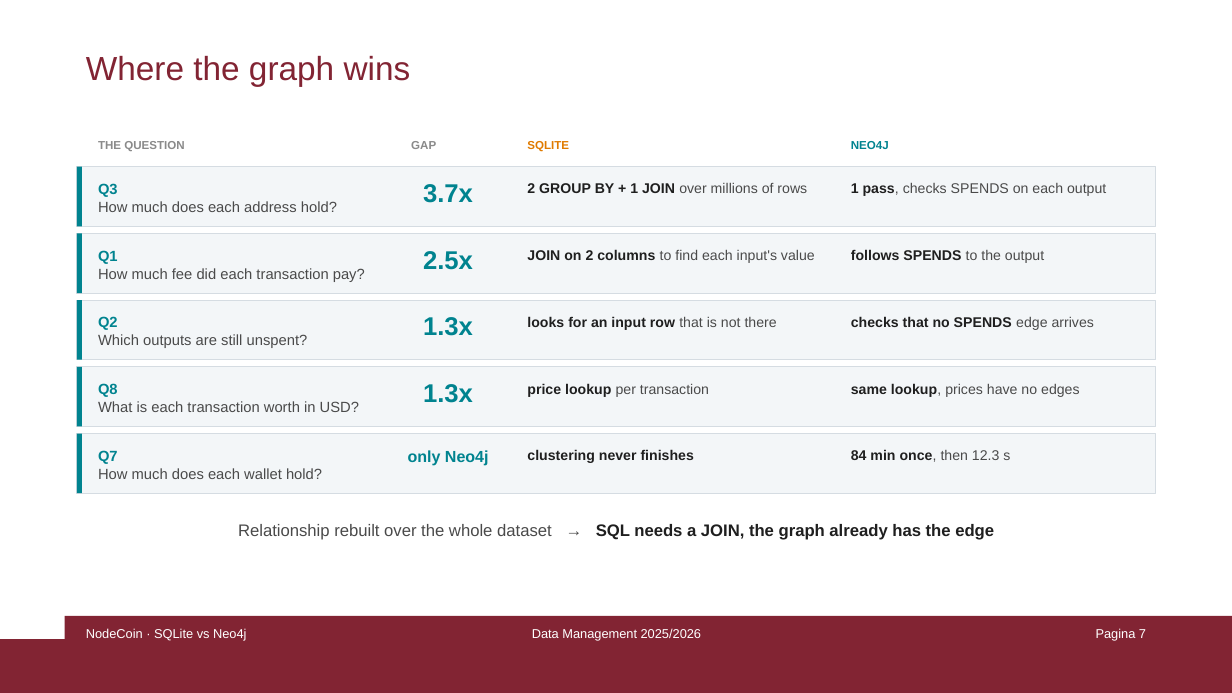
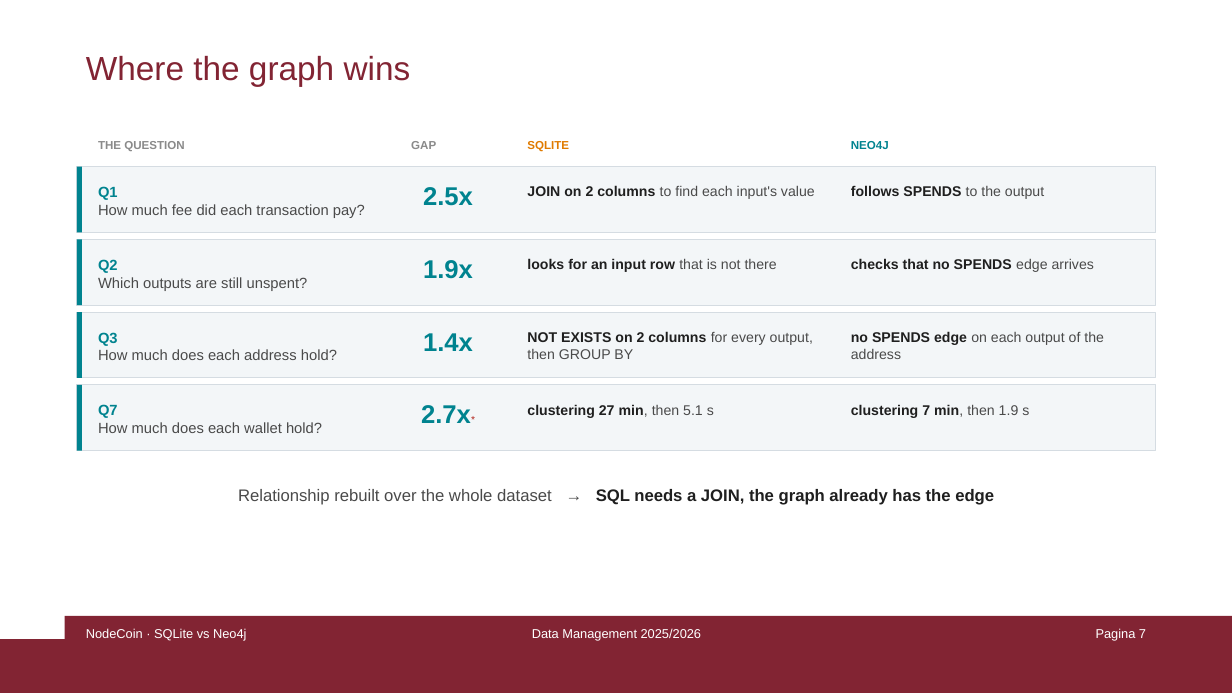
Before and after one commit to damspada/graph-relational-bitcoin-analyzer-project, a slide deck: slide 7 of presentation/NodeCoin - Damiano Spadaccini.pptx. Drawn at 1232x693 pixels with LibreOffice and Linux fonts; fonts in the diff are those of the drawing. Boxes give left, top, right and bottom in pixels: in the first picture for what was removed or moved away, otherwise in the second. Text is boxed around its words. In the diff, an @@ line names an element or a change of style, - is before the commit and + after.

```diff
--- a/presentation/NodeCoin - Damiano Spadaccini.pptx
+++ b/presentation/NodeCoin - Damiano Spadaccini.pptx
@@ rectangle resized from (x1=77, y1=166, x2=1155, y2=226) to (x1=77, y1=166, x2=1155, y2=232) @@
@@ rectangle resized from (x1=77, y1=166, x2=81, y2=226) to (x1=77, y1=166, x2=81, y2=232) @@
@@ 3 texts moved together from (x1=423, y1=249, x2=1044, y2=270) to (x1=423, y1=185, x2=1044, y2=206) @@
@@ text at (x1=98, y1=186, x2=365, y2=218): text changed @@
-Q3
-How much does each address hold?
+Q1
+How much fee did each transaction pay?
@@ text removed at (x1=423, y1=184, x2=473, y2=203) @@
-3.7x
@@ text removed at (x1=527, y1=183, x2=807, y2=193) @@
-2 GROUP BY + 1 JOIN over millions of rows
@@ text removed at (x1=851, y1=183, x2=1106, y2=196) @@
-1 pass, checks SPENDS on each output
@@ rectangle resized from (x1=77, y1=234, x2=1155, y2=294) to (x1=77, y1=239, x2=1155, y2=305) @@
@@ rectangle resized from (x1=77, y1=234, x2=81, y2=294) to (x1=77, y1=239, x2=81, y2=305) @@
@@ text added at (x1=423, y1=260, x2=473, y2=279), 20 pt, text #00838F, bold @@
+1.9x
@@ 3 texts moved together from (x1=98, y1=316, x2=1094, y2=348) to (x1=98, y1=258, x2=1094, y2=291) @@
@@ rectangle resized from (x1=77, y1=300, x2=1155, y2=360) to (x1=77, y1=312, x2=1155, y2=378) @@
@@ rectangle resized from (x1=77, y1=300, x2=81, y2=360) to (x1=77, y1=312, x2=81, y2=378) @@
@@ text at (x1=98, y1=332, x2=337, y2=360): text changed @@
-Q1
-How much fee did each transaction pay?
+Q3
+How much does each address hold?
@@ text at (x1=423, y1=333, x2=473, y2=351): text changed @@
-1.3x
+1.4x
@@ text added at (x1=527, y1=331, x2=813, y2=359), 11 pt, text #4A4A4A @@
+NOT EXISTS on 2 columns for every output, then GROUP BY
@@ text added at (x1=851, y1=331, x2=1104, y2=359), 11 pt, text #4A4A4A @@
+no SPENDS edge on each output of the address
@@ rectangle resized from (x1=77, y1=367, x2=1155, y2=427) to (x1=77, y1=385, x2=1155, y2=451) @@
@@ rectangle resized from (x1=77, y1=367, x2=81, y2=427) to (x1=77, y1=385, x2=81, y2=451) @@
@@ text removed at (x1=98, y1=383, x2=359, y2=412) @@
-Q8
-What is each transaction worth in USD?
@@ text "Q7" moved from (x1=98, y1=450, x2=322, y2=479) to (x1=98, y1=404, x2=322, y2=433) @@
@@ text at (x1=421, y1=405, x2=471, y2=423): text changed @@
-1.3x
+2.7x*
@@ text at (x1=527, y1=404, x2=714, y2=418): text changed; text colour #4A4A4A to #1F1F1F; bold on @@
-price lookup per transaction
+clustering 27 min, then 5.1 s
@@ text at (x1=851, y1=404, x2=1029, y2=418): text changed; text colour #4A4A4A to #1F1F1F; bold on @@
-same lookup, prices have no edges
+clustering 7 min, then 1.9 s
@@ rectangle removed at (x1=77, y1=433, x2=1155, y2=494) @@
@@ rectangle removed at (x1=77, y1=433, x2=81, y2=494) @@
@@ text removed at (x1=527, y1=449, x2=694, y2=463) @@
-clustering never finishes
@@ text removed at (x1=851, y1=449, x2=1010, y2=462) @@
-84 min once, then 12.3 s
@@ text removed at (x1=408, y1=450, x2=489, y2=466) @@
-only Neo4j
@@ text "Relationship rebuilt over the whole ..." moved from (x1=238, y1=524, x2=994, y2=540) to (x1=238, y1=489, x2=994, y2=505) @@
```
Also in this commit, not shown: 9 other slides changed, 27 other files.
